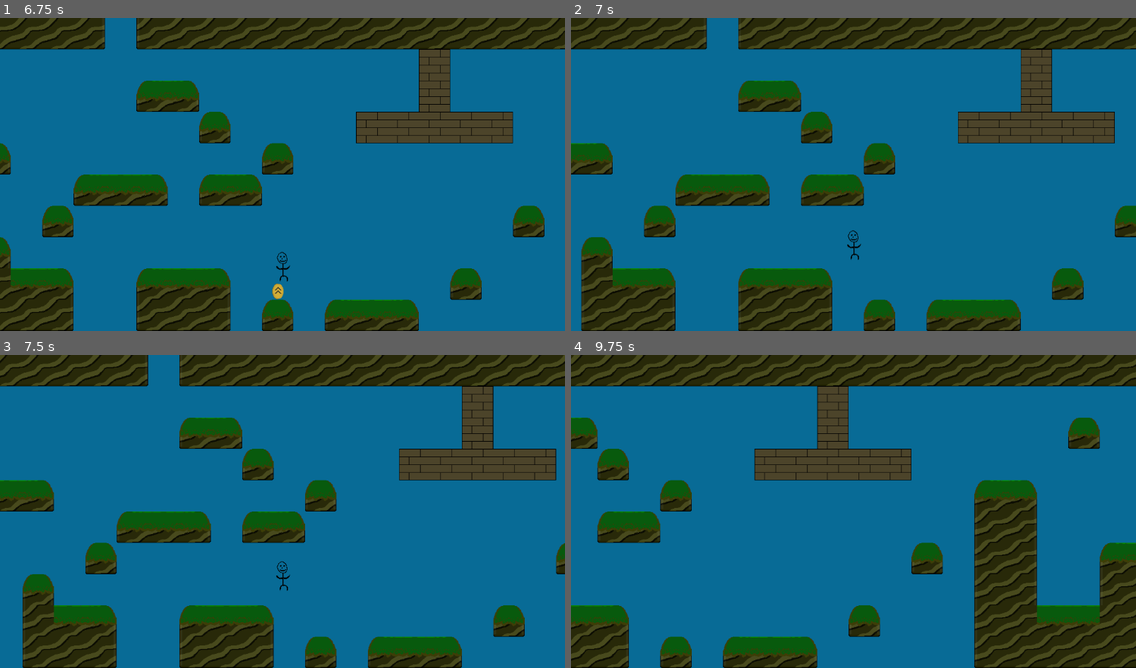
Above: before the commit, frames 1-4 (two rows, left to right).
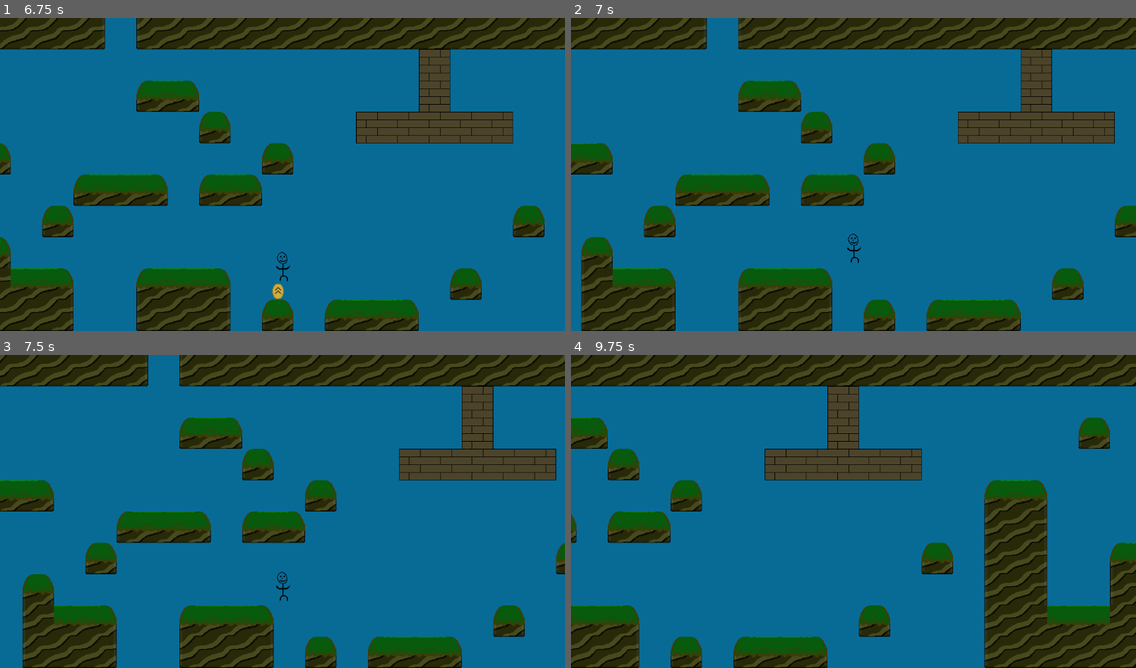
Above: after the commit, the same moments.

Repository: ephreal/RetroactiveRadiocarbons
Game: Godot game, scene res://Assets/demos/demo1/Demo1.tscn
Same seed, same stepped clock (60 frames per second), same inputs: the game is played once before the commit and once after it.
Inputs:
- Up to frame 1 (6.75 s): tap Enter at 0.5 s; hold Right (ui_right) 0.53-2.03 s; tap Space (jump) at 0.6, 0.77, 1.07, 1.35, 1.52, 1.82, 2.1, 2.75, 2.85, 3.02, 3.32, 3.6, 3.77, 4.07, 4.35, 4.52, 4.82, 5.1, 5.85, 6.02, 6.32, 6.6 s; hold Left (ui_left) 2.03-2.78 s; hold Right (ui_right) 2.78-4.28 s; hold Left (ui_left) 4.28-5.03 s; hold Right (ui_right) 5.03-5.78 s; hold Left (ui_left) from 5.78 s (still down)
- Up to frame 2 (7 s): keep holding Left (ui_left); tap Space (jump) at 6.77 s
- Up to frame 3 (7.5 s): tap Space (jump) at 7.07, 7.35 s; release Left (ui_left) at 7.28 s; hold Right (ui_right) from 7.28 s (still down)
- Up to frame 4 (9.75 s): tap Space (jump) at 7.52, 7.82, 8.1, 8.85, 9.02, 9.32, 9.6 s; release Right (ui_right) at 9.53 s; hold Left (ui_left) from 9.53 s (still down)

Frame 1 is identical in both runs. In frame 2, 0.1% of the frame differs, in the area x 48-52%, y 67-79%; in frame 3, 0.1%; in frame 4, 21%, in the area x 0-100%, y 0-100%.

Commit message:
Adds double speed powerup

Diff:
--- a/Assets/demos/demo1/Demo1.tscn
+++ b/Assets/demos/demo1/Demo1.tscn
@@ -7,6 +7,7 @@
 [ext_resource type="PackedScene" uid="uid://ccob3moyyatgu" path="res://Assets/sprites/powerups/grip powerup/Grip Powerup.tscn" id="5_q80iy"]
 [ext_resource type="PackedScene" uid="uid://dmsig8iiuvy6g" path="res://Assets/sprites/powerups/jump powerup/Jump Powerup.tscn" id="6_broxu"]
 [ext_resource type="PackedScene" uid="uid://3xnbr71qau06" path="res://Assets/tilesets/bricks.tscn" id="7_8lr4e"]
+[ext_resource type="PackedScene" uid="uid://bliuxa04o0f1" path="res://Assets/sprites/powerups/speed powerup/Speed Powerup.tscn" id="7_rs7wo"]
 
 [sub_resource type="PhysicsMaterial" id="PhysicsMaterial_d47sg"]
 
@@ -236,6 +237,9 @@
 [node name="Jump Powerup" parent="." instance=ExtResource("6_broxu")]
 position = Vector2(1057, 559)
 
+[node name="Speed Powerup" parent="." instance=ExtResource("7_rs7wo")]
+position = Vector2(2034, 558)
+
 [node name="HiddenArea" type="Area2D" parent="."]
 script = SubResource("GDScript_c4kfd")
 
--- a/Assets/global scripts/GameVars.gd
+++ b/Assets/global scripts/GameVars.gd
@@ -2,3 +2,30 @@
 
 # Global Game Variables
 const GRAVITY = 600
+
+# Player variables that can be modified anywhere via scripts
+var WALK_SPEED = 250
+var JUMP_SPEED = 300
+
+
+
+
+
+####################
+# Variable Setters #
+####################
+
+# Yes, I know that I could modify them directly, but some things *should* be
+# sanity checked first.
+
+func set_player_speed(speed: int):
+	# Sets the player speed to the value entered.
+	# Min value = 100
+	# Max value = 500
+
+	if speed < 100:
+		speed = 100
+	elif speed > 500:
+		speed = 500
+
+	self.WALK_SPEED = speed
--- a/Assets/global scripts/Player.gd
+++ b/Assets/global scripts/Player.gd
@@ -2,11 +2,16 @@
 
 var health = 100
 var powers = {}
+var double_speed_timer
+var double_speed_duration = 20
 
 # Called when the node enters the scene tree for the first time.
 func _ready():
 	self.load_player_data("")
-
+	self.double_speed_timer = Timer.new()
+	self.double_speed_timer.one_shot = true
+	self.add_child(self.double_speed_timer)
+	self.double_speed_timer.connect("timeout", self.deactivate_double_speed)
 
 func load_player_data(path: String):
 	# Loads the player data
@@ -21,3 +26,20 @@
 
 func remove_power(powerup: String):
 	self.powers[powerup] = false
+
+func add_speed_time(seconds):
+	self.double_speed_timer.time_left += seconds
+
+func activate_double_speed():
+	if not self.powers.has("double_speed") or not self.powers['double_speed']:
+		self.add_power("double_speed")
+		self.double_speed_timer.start(self.double_speed_duration)
+		GameVars.set_player_speed(400)
+	else:
+		var current = self.double_speed_timer.time_left
+		self.double_speed_timer.stop()
+		self.double_speed_timer.start(current + self.double_speed_duration)
+
+func deactivate_double_speed():
+	self.remove_power("double_speed")
+	GameVars.set_player_speed(200)
--- a/Assets/player/player.gd
+++ b/Assets/player/player.gd
@@ -1,6 +1,4 @@
 extends CharacterBody2D
-var WALK_SPEED = 250
-var JUMP_SPEED = 300
 var JUMP_FRAMES = 5
 var DOUBLE_JUMPED = false
 var camera
@@ -15,9 +13,9 @@
 	velocity.y += delta * GameVars.GRAVITY
 
 	if Input.is_action_pressed("ui_left"):
-		velocity.x = -WALK_SPEED
+		velocity.x = -GameVars.WALK_SPEED
 	elif Input.is_action_pressed("ui_right"):
-		velocity.x =  WALK_SPEED
+		velocity.x =  GameVars.WALK_SPEED
 	else:
 		velocity.x = 0
 
@@ -29,11 +27,12 @@
 
 func check_jumping():
 	if self.can_jump() and Input.is_action_just_pressed("jump"):
-		velocity.y = -1 * self.JUMP_SPEED
+		velocity.y = -1 * GameVars.JUMP_SPEED
 		if not (self.is_on_ceiling() and self.is_on_floor()) and self.JUMP_FRAMES <= 0:
 			self.DOUBLE_JUMPED = true
+			velocity.y = -0.9 * GameVars.JUMP_SPEED
 	elif (Input.is_action_just_pressed("jump") or Input.is_action_just_pressed("ui_down")) and self.is_on_ceiling():
-		velocity.y += self.JUMP_SPEED / 2.0
+		velocity.y += GameVars.JUMP_SPEED / 2.0
 	elif self.is_on_ceiling() and Player.powers["ceiling_grip"]:
 		velocity.y = 0
 	elif self.is_on_ceiling():
--- a/Assets/sprites/powerups/jump powerup/Jump Powerup.gd
+++ b/Assets/sprites/powerups/jump powerup/Jump Powerup.gd
@@ -12,7 +12,7 @@
 
 
 func _on_body_entered(_body):
-	# Adds the ceiling grip power to the player
+	# Adds the double jump power to the player
 	# Removes the coin from the game.
 	Audio.play_sfx("Pickup Coin.ogg")
 	Player.add_power("double_jump")
--- /dev/null
+++ b/Assets/sprites/powerups/speed powerup/Speed Powerup.gd
@@ -0,0 +1,22 @@
+extends Area2D
+
+var timer
+var collision
+
+func _ready():
+	self.timer = self.get_node("Timer")
+	self.collision = self.get_node("CollisionShape2D")
+
+func _on_body_entered(_body):
+	# Adds the double speed power to the player
+	# Removes the coin from the game.
+	Audio.play_sfx("Pickup Coin.ogg")
+	Player.activate_double_speed()
+	self.timer.start(10)
+	self.set_deferred("monitoring", false)
+	self.visible = false
+
+
+func _on_timer_timeout():
+	self.set_deferred("monitoring", true)
+	self.visible = true
--- /dev/null
+++ b/Assets/sprites/powerups/speed powerup/Speed Powerup.tscn
@@ -0,0 +1,24 @@
+[gd_scene load_steps=4 format=3 uid="uid://bliuxa04o0f1"]
+
+[ext_resource type="Script" path="res://Assets/sprites/powerups/speed powerup/Speed Powerup.gd" id="1_rlet8"]
+[ext_resource type="Texture2D" uid="uid://d25likkscjk28" path="res://Assets/images/powerups/speed_powerup.png" id="2_tmakb"]
+
+[sub_resource type="CapsuleShape2D" id="CapsuleShape2D_8xm5b"]
+radius = 11.0
+height = 32.0
+
+[node name="Speed Powerup" type="Area2D"]
+script = ExtResource("1_rlet8")
+
+[node name="Sprite2D" type="Sprite2D" parent="."]
+texture = ExtResource("2_tmakb")
+
+[node name="CollisionShape2D" type="CollisionShape2D" parent="."]
+shape = SubResource("CapsuleShape2D_8xm5b")
+
+[node name="Timer" type="Timer" parent="."]
+wait_time = 20.0
+one_shot = true
+
+[connection signal="body_entered" from="." to="." method="_on_body_entered"]
+[connection signal="timeout" from="Timer" to="." method="_on_timer_timeout"]
Not shown: 1 places in Assets/demos/demo1/Demo1.tscn that only renumber resources
Binary file added: Assets/images/powerups/speed_powerup.png
Not shown, added: Assets/images/powerups/speed_powerup.png.import
Not shown, changed: README.md
